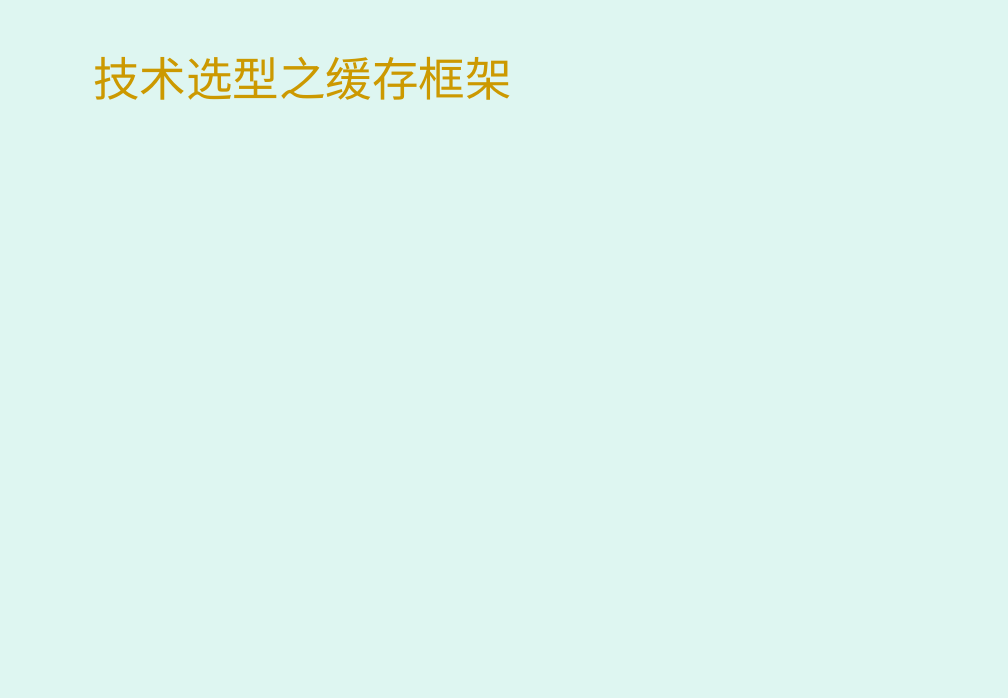
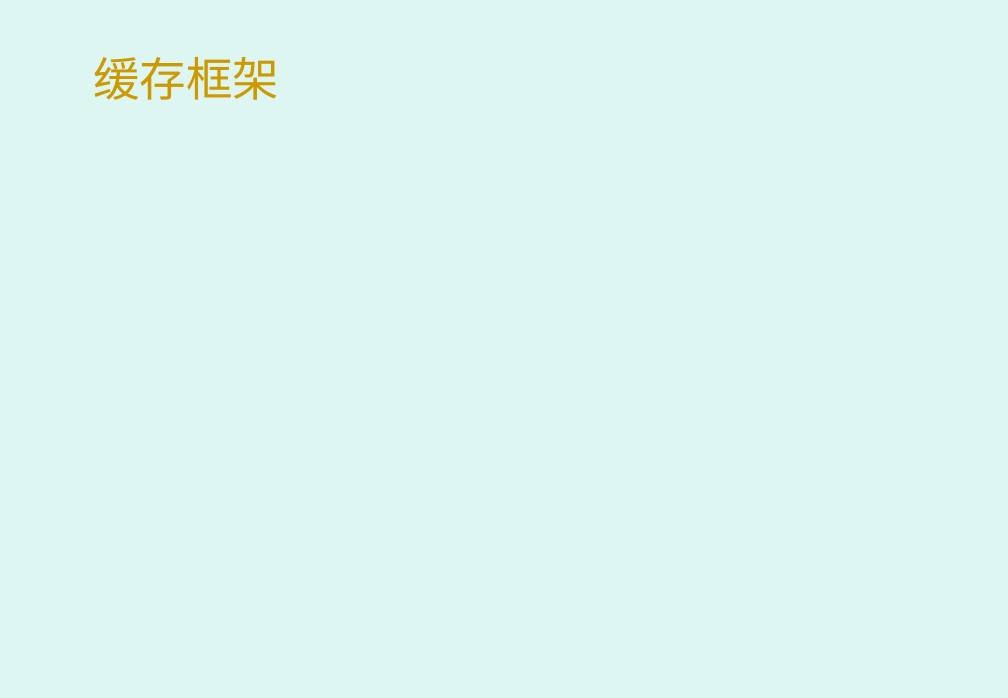
Before and after one commit to gon-superman/application, a slide deck: slide 10 of 系统框架.pptx. Drawn at 1008x698 pixels with LibreOffice and Linux fonts; fonts in the diff are those of the drawing; background and template pictures are left out. Boxes give left, top, right and bottom in pixels: in the first picture for what was removed or moved away, otherwise in the second. Text is boxed around its words. In the diff, an @@ line names an element or a change of style, - is before the commit and + after.

```diff
--- a/系统框架.pptx
+++ b/系统框架.pptx
@@ title at (x1=93, y1=56, x2=279, y2=100): text changed @@
-技术选型之缓存框架
+缓存框架
```
Also in this commit, not shown: 5 other slides changed, 1 slide added, 1 other file.
